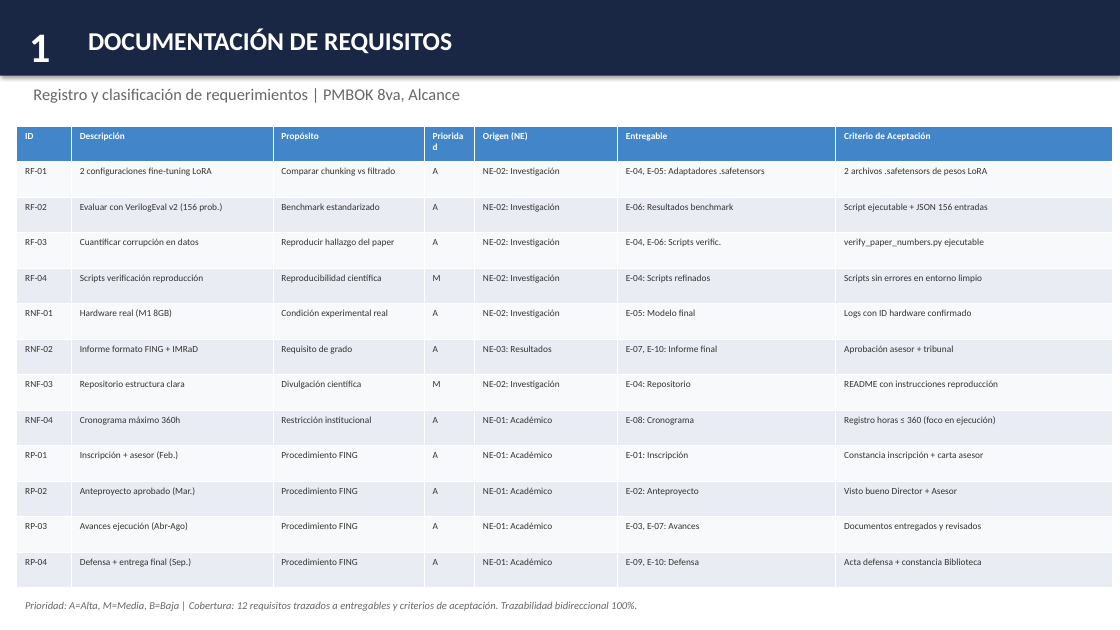
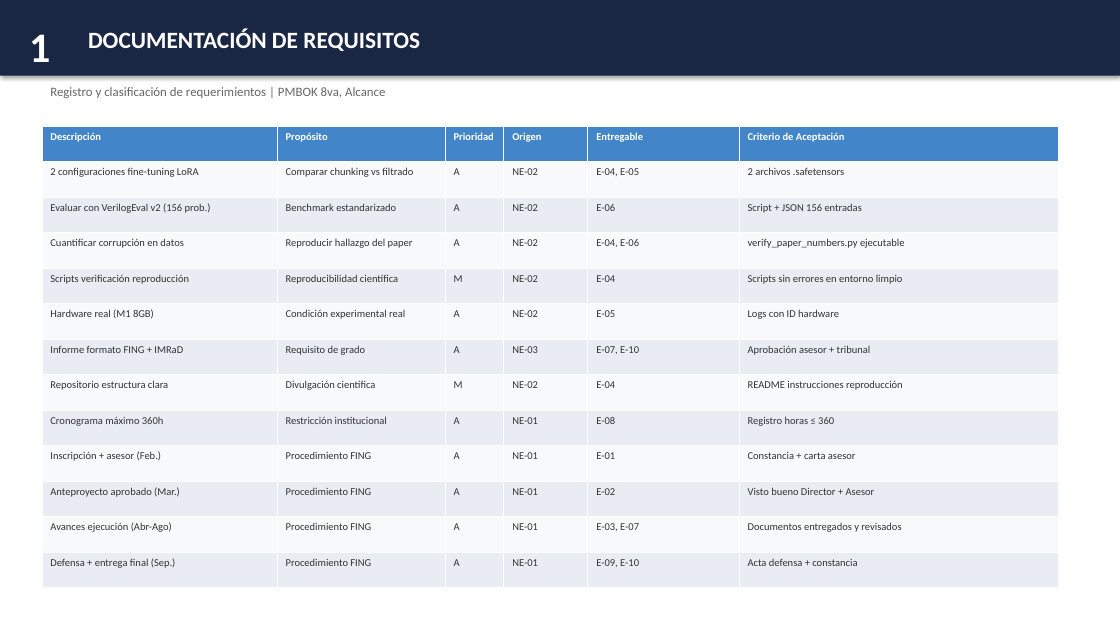
Before and after one commit to pabloflores465/edt-tesis-project, a slide deck: slide 13 of revision/entregables_finales/LoRA_Plan_Direccion_Proyecto_Completo_v2.pptx. Drawn at 1120x630 pixels with LibreOffice and Linux fonts; fonts in the diff are those of the drawing. Boxes give left, top, right and bottom in pixels: in the first picture for what was removed or moved away, otherwise in the second. Text is boxed around its words. In the diff, an @@ line names an element or a change of style, - is before the commit and + after.

```diff
--- a/revision/entregables_finales/LoRA_Plan_Direccion_Proyecto_Completo_v2.pptx
+++ b/revision/entregables_finales/LoRA_Plan_Direccion_Proyecto_Completo_v2.pptx
@@ text "DOCUMENTACIÓN DE REQUISITOS" at box(88, 28, 420, 51): size 22 to 20 pt @@
@@ text "Registro y clasificación de requerimientos ...": place and size @@
-text "Registro y clasificación de requerimientos ..." at box(33, 88, 459, 103)
+text "Registro y clasificación de requerimientos ..." at box(50, 87, 385, 98)
@@ text "Registro y clasificación de requerimientos ..." at box(50, 87, 385, 98): size 14 to 11 pt @@
@@ table at box(42, 126, 1059, 588) @@
-column 1: ID | RF-01 | RF-02 | RF-03 | RF-04 | RNF-01 | RNF-02 | RNF-03 | RNF-04 | RP-01 | RP-02 | RP-03 | RP-04
-column 5: Origen (NE) | NE-02: Investigación | NE-02: Investigación | NE-02: Investigación | NE-02: Investigación | NE-02: Investigación | NE-03: Resultados | NE-02: Investigación | NE-01: Académico | NE-01: Académico | NE-01: Académico | NE-01: Académico | NE-01: Académico
+column 4: Origen | NE-02 | NE-02 | NE-02 | NE-02 | NE-02 | NE-03 | NE-02 | NE-01 | NE-01 | NE-01 | NE-01 | NE-01
-column 6: Entregable | E-04, E-05: Adaptadores .safetensors | E-06: Resultados benchmark | E-04, E-06: Scripts verific. | E-04: Scripts refinados | E-05: Modelo final | E-07, E-10: Informe final | E-04: Repositorio | E-08: Cronograma | E-01: Inscripción | E-02: Anteproyecto | E-03, E-07: Avances | E-09, E-10: Defensa
+column 5: Entregable | E-04, E-05 | E-06 | E-04, E-06 | E-04 | E-05 | E-07, E-10 | E-04 | E-08 | E-01 | E-02 | E-03, E-07 | E-09, E-10
-column 7: Criterio de Aceptación | 2 archivos .safetensors de pesos LoRA | Script ejecutable + JSON 156 entradas | verify_paper_numbers.py ejecutable | Scripts sin errores en entorno limpio | Logs con ID hardware confirmado | Aprobación asesor + tribunal | README con instrucciones reproducción | Registro horas ≤ 360 (foco en ejecución) | Constancia inscripción + carta asesor | Visto bueno Director + Asesor | Documentos entregados y revisados | Acta defensa + constancia Biblioteca
+column 6: Criterio de Aceptación | 2 archivos .safetensors | Script + JSON 156 entradas | verify_paper_numbers.py ejecutable | Scripts sin errores en entorno limpio | Logs con ID hardware | Aprobación asesor + tribunal | README instrucciones reproducción | Registro horas ≤ 360 | Constancia + carta asesor | Visto bueno Director + Asesor | Documentos entregados y revisados | Acta defensa + constancia
@@ table: place and size @@
-table at box(17, 126, 1113, 588)
+table at box(42, 126, 1059, 588)
@@ text removed at box(25, 601, 637, 611) @@
-Prioridad: A=Alta, M=Media, B=Baja | Cobertura: 12 requisitos trazados a entregables y criterios de aceptación. Trazabilidad bidireccional 100%.
```
Also in this commit, not shown: 34 other slides changed, 3 slides added, 3 slides removed, 2 other files.
